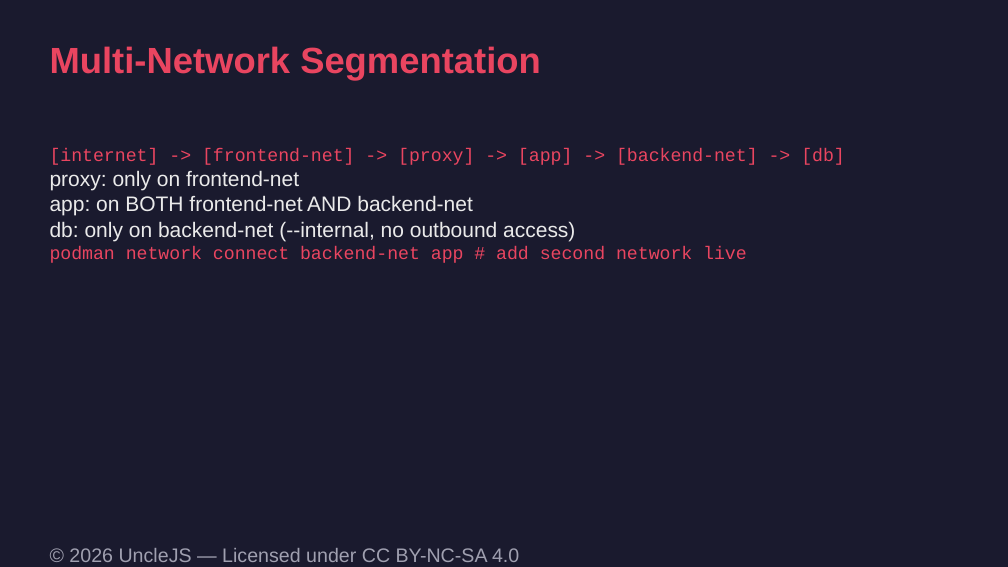
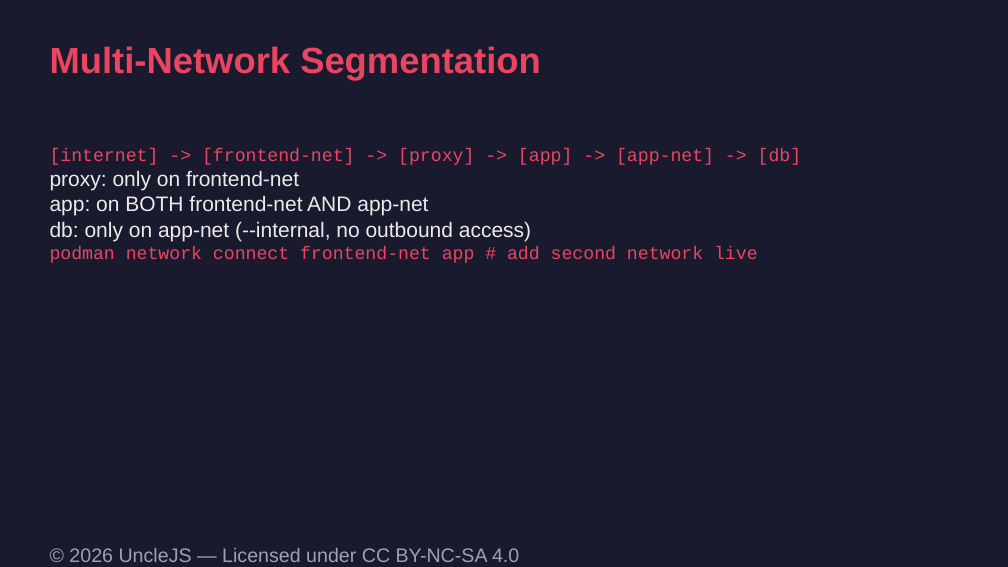
Before and after one commit to UncleJS/course_podman, a slide deck: slide 5 of slides/06-networking.odp. Drawn at 1008x567 pixels with LibreOffice and Linux fonts; fonts in the diff are those of the drawing. Boxes give left, top, right and bottom in pixels: in the first picture for what was removed or moved away, otherwise in the second. Text is boxed around its words. In the diff, an @@ line names an element or a change of style, - is before the commit and + after.

Commit message:
Correct Podman 5 labs and Quadlet units so the course matches the platform.
UID mapping, pasta, secret handling, capstone backup, and auto-update rollback were wrong or incomplete on rootless Podman 5. Exams, cheatsheets, and regenerated slides and PDF now follow the same facts.

```diff
--- a/slides/06-networking.odp
+++ b/slides/06-networking.odp
@@ text at bbox=[50, 149, 802, 165]: text changed @@
-[internet] -> [frontend-net] -> [proxy] -> [app] -> [backend-net] -> [db]
+[internet] -> [frontend-net] -> [proxy] -> [app] -> [app-net] -> [db]
@@ text at bbox=[50, 195, 758, 263]: text changed @@
-app: on BOTH frontend-net AND backend-net
-db: only on backend-net (--internal, no outbound access)
-podman network connect backend-net app # add second network live
+app: on BOTH frontend-net AND app-net
+db: only on app-net (--internal, no outbound access)
+podman network connect frontend-net app # add second network live
```
Also in this commit, not shown: 1 other slide changed, 58 other files.
